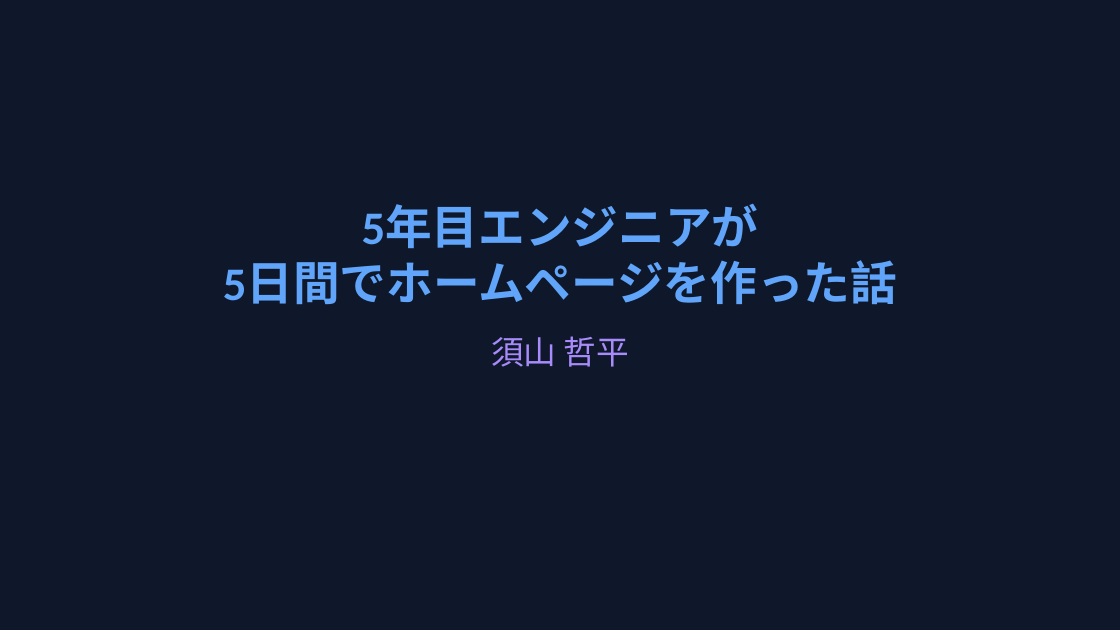
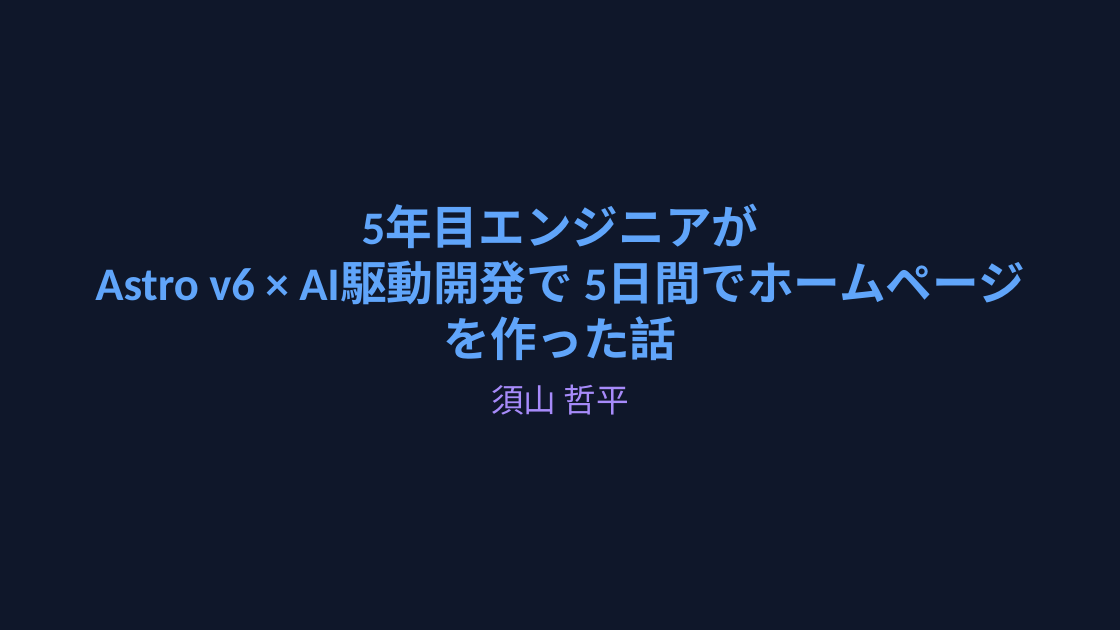
Before and after one commit to teppei19980914/HomePage, a slide deck: slide 1 of docs/PR/LT/HomePage_開発者用.pptx. Drawn at 1120x630 pixels with LibreOffice and Linux fonts; fonts in the diff are those of the drawing. Boxes give left, top, right and bottom in pixels: in the first picture for what was removed or moved away, otherwise in the second. Text is boxed around its words. In the diff, an @@ line names an element or a change of style, - is before the commit and + after.

```diff
--- a/docs/PR/LT/HomePage_開発者用.pptx
+++ b/docs/PR/LT/HomePage_開発者用.pptx
@@ text at bbox=[95, 261, 573, 305]: text changed @@
-5日間でホームページを作った話
+Astro v6 × AI駆動開発で 5日間でホームページを作った話
@@ text "須山 哲平": place and size @@
-text "須山 哲平" at bbox=[491, 336, 629, 367]
+text "須山 哲平" at bbox=[491, 384, 629, 415]
```
Also in this commit, not shown: 7 other slides changed.
